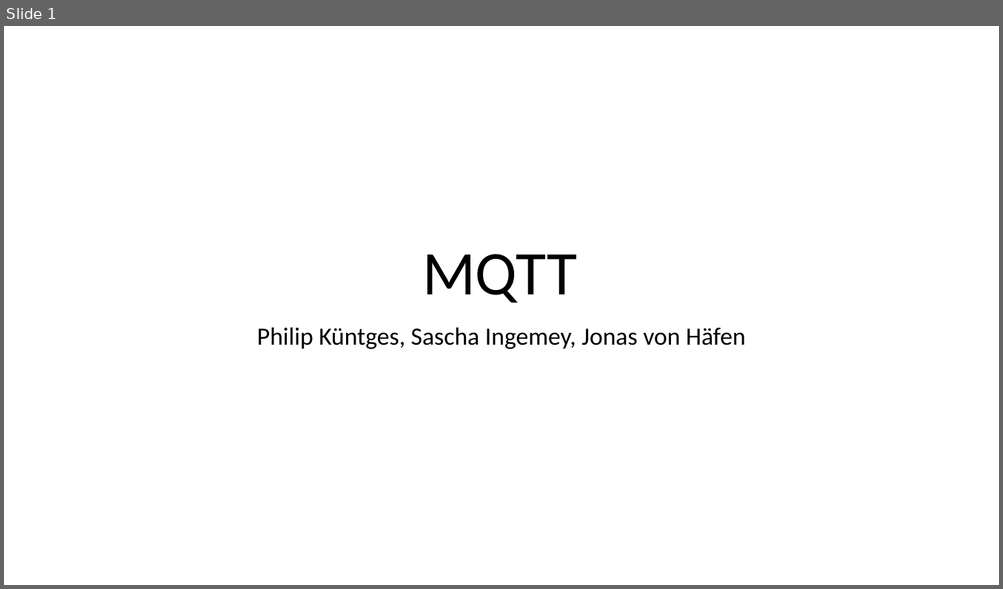
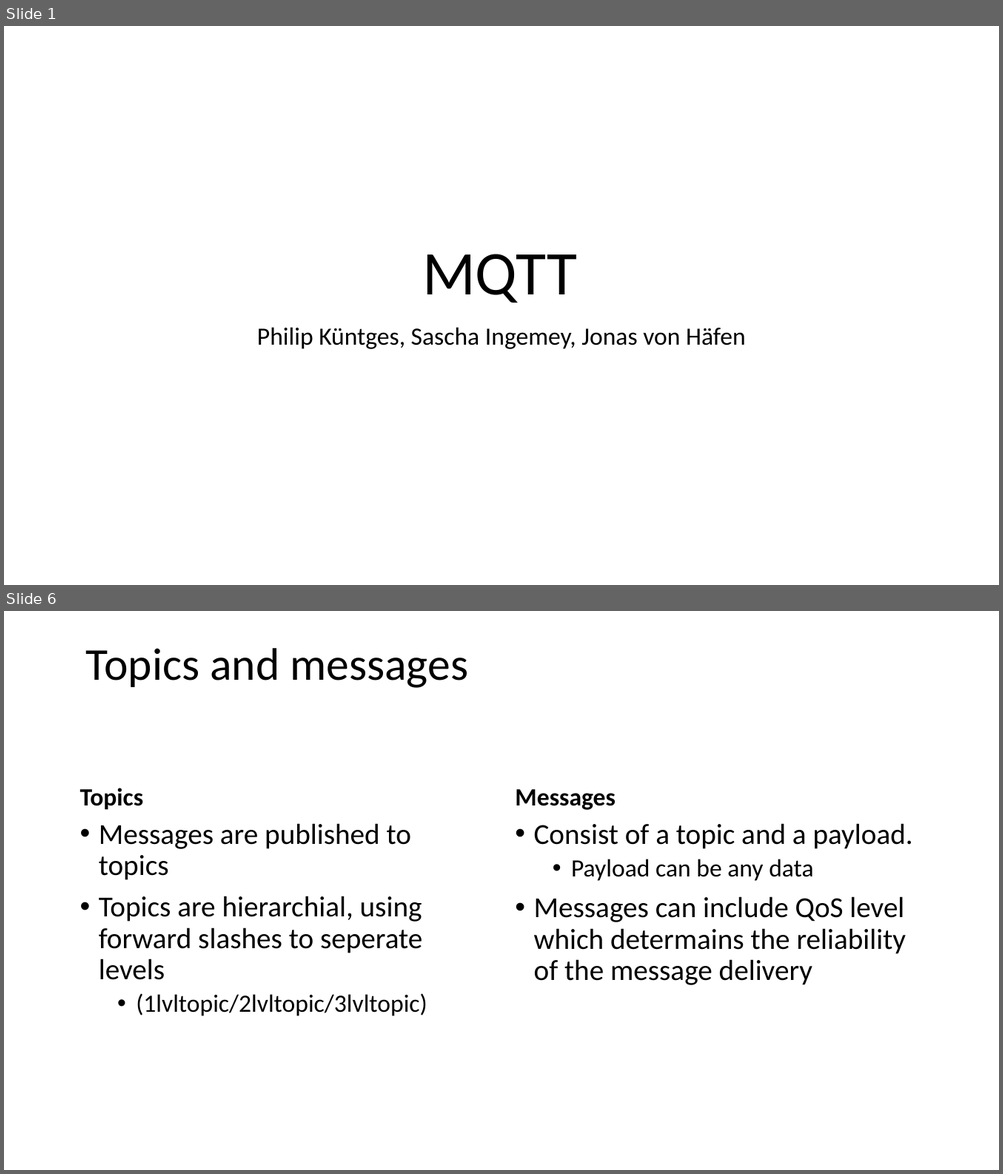
Before and after one commit to sebivenlo/ESD-2023-MQTT, a slide deck: Presentation/Jonas MQTT.pptx. Shown one above the other, each under a label of ours: slide 1 before the commit, slides 1 and 6 after it; the slides between them are not shown. The pictures are 1003x589 and 1003x1174 pixels, drawn with LibreOffice and Linux fonts; fonts in the diff are those of the drawing. Boxes give left, top, right and bottom in pixels: in the first picture for what was removed or moved away, otherwise in the second. Text is boxed around its words. In the diff, an @@ line names an element or a change of style, - is before the commit and + after.

```diff
--- a/Presentation/Jonas MQTT.pptx
+++ b/Presentation/Jonas MQTT.pptx
@@ slide 6 added at [4,611,999,1170], background #FFFFFF @@
@@ title added at [86,648,468,688], 44 pt, text #000000 @@
+Topics and messages
@@ text added at [80,788,143,810], 24 pt, text #000000, bold @@
+Topics
@@ text added at [515,789,614,810], 24 pt, text #000000, bold @@
+Messages
@@ text added at [99,823,427,1017], 28 pt, text #000000 @@
+• Messages are published to topics
+• Topics are hierarchial, using forward slashes to seperate levels
+  • (1lvltopic/2lvltopic/3lvltopic)
@@ text added at [534,823,913,985], 28 pt, text #000000 @@
+• Consist of a topic and a payload.
+  • Payload can be any data
+• Messages can include QoS level which determains the reliability of the message delivery
```
Also in this commit, not shown: 3 slides changed, 7 other slides added, 2 slides removed, 1 other file.
